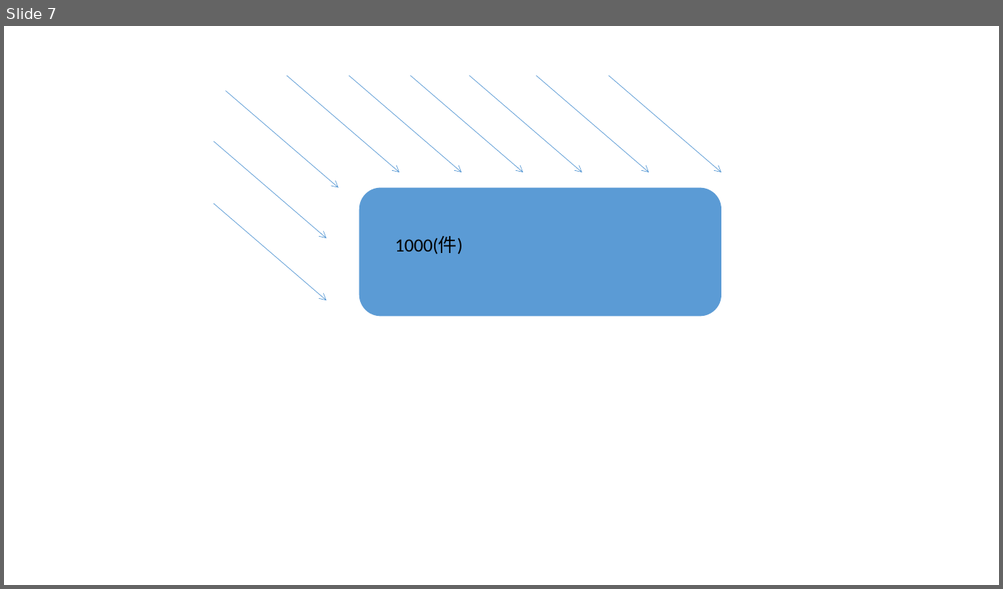
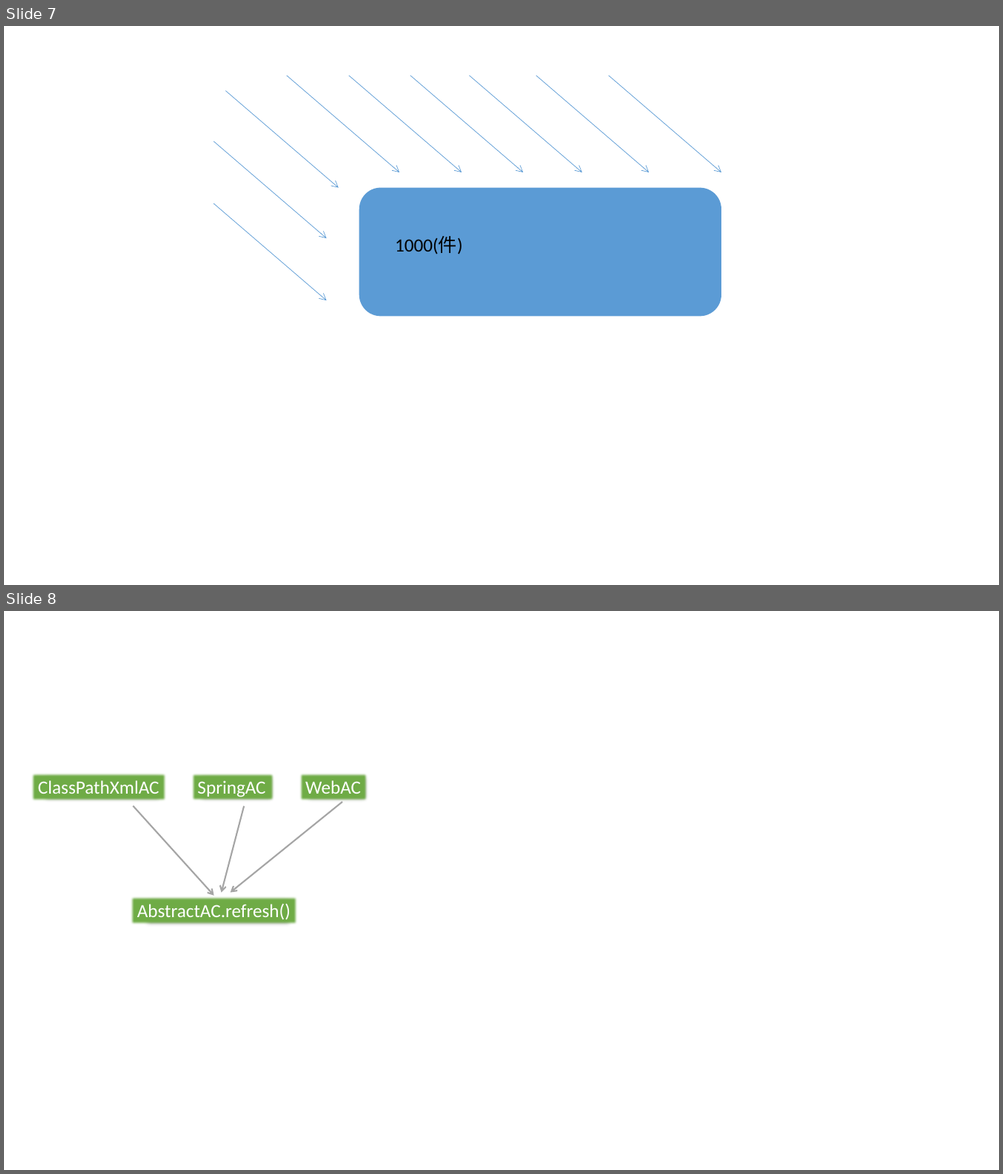
Before and after one commit to MrEric125/louis-coub, a slide deck: note/document.pptx. Shown one above the other, each under a label of ours: slide 7 before the commit, slides 7 and 8 after it. The pictures are 1003x589 and 1003x1174 pixels, drawn with LibreOffice and Linux fonts; fonts in the diff are those of the drawing. Boxes give left, top, right and bottom in pixels: in the first picture for what was removed or moved away, otherwise in the second. Text is boxed around its words. In the diff, an @@ line names an element or a change of style, - is before the commit and + after.

```diff
--- a/note/document.pptx
+++ b/note/document.pptx
@@ slide 8 added at [4,611,999,1170], background #FFFFFF @@
@@ rectangle added at [31,772,167,802], fill #70AD47, outline #FFFFFF 0 pt, 18 pt, text #FFFFFF @@
+ClassPathXmlAC
@@ rectangle added at [190,772,276,802], fill #70AD47, outline #FFFFFF 0 pt, 18 pt, text #FFFFFF @@
+SpringAC
@@ rectangle added at [298,772,368,802], fill #70AD47, outline #FFFFFF 0 pt, 18 pt, text #FFFFFF @@
+WebAC
@@ arrow added from (133, 806) to (213, 896), #A5A5A5 1.5 pt @@
@@ arrow added from (244, 806) to (221, 893), #A5A5A5 1.5 pt @@
@@ arrow added from (342, 802) to (230, 893), #A5A5A5 1.5 pt @@
@@ rectangle added at [130,896,298,925], fill #70AD47, outline #FFFFFF 0 pt, 18 pt, text #FFFFFF @@
+AbstractAC.refresh()
```
Also in this commit, not shown: 2 other files.
